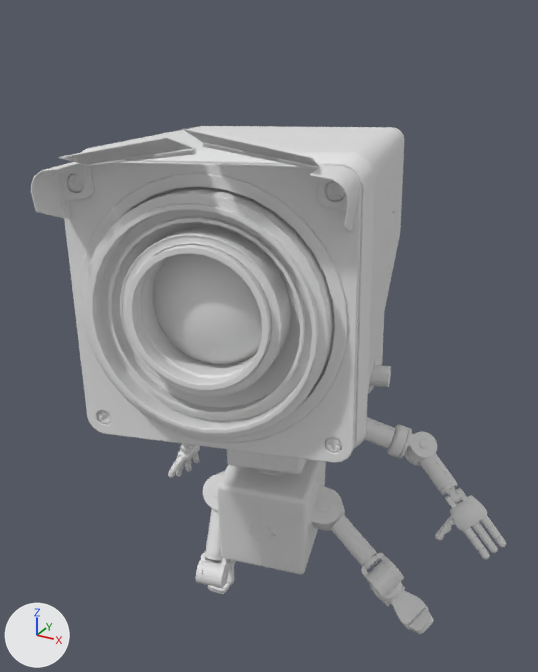
Two versions of the glTF model dist/robot.v2.9738fdb2.glb, one commit apart.
Rendered twice from a camera (50 mm lens) standing at (0.683, -1.675, 1.602) and looking at (-0.119, -0.217, 0.873). Lighting does not change. The marker at lower left points along +X, +Y and +Z. Both versions are drawn at frame 41 of the action 'Pose1'; the numbers are the values there.

In view in the first picture: 'Camboto'.
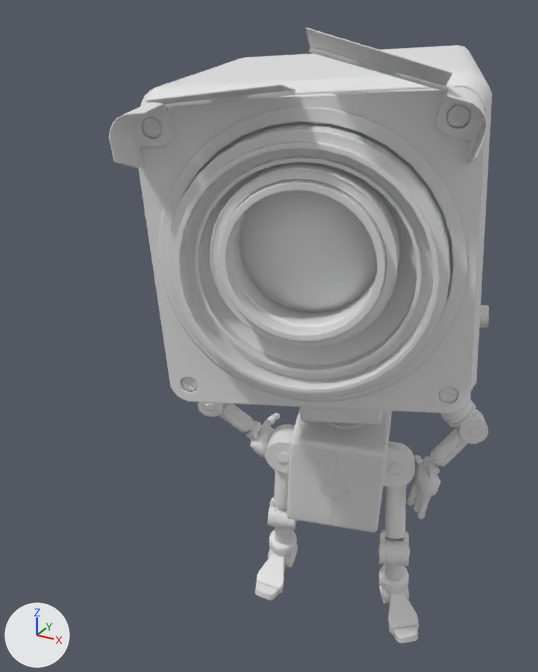
Changed parts and their boxes [x1, y1, x2, y2] in the pictures (538 x 672 px):
'Camboto', posed (19% narrower, 21% taller): before [31, 126, 506, 634]; after [109, 27, 492, 643]
bone 'Bauch', root to tip: before (273, 535) to (273, 492); after (336, 495) to (340, 449)
bone 'Oberschenkelgelenk.FK.L', root to tip: before (303, 504) to (325, 508); after (372, 461) to (395, 464)
bone 'Oberschenkel.A.FK.L', root to tip: before (325, 508) to (344, 530); after (395, 464) to (395, 493)
bone 'Unterschenkel.FK.L', root to tip: before (384, 577) to (386, 585); after (394, 551) to (393, 578)
bone 'Fussgelenk.FK.L', root to tip: before (386, 585) to (387, 588); after (393, 578) to (393, 588)
bone 'Fuss.FK.L', root to tip: before (387, 588) to (418, 618); after (393, 588) to (405, 629)
bone 'Oberschenkelgelenk.FK.R', root to tip: before (245, 493) to (224, 489); after (309, 451) to (286, 448)
bone 'Unterschenkel.FK.R', root to tip: before (212, 572) to (227, 549); after (282, 515) to (282, 542)
bone 'Fuss.FK.R', root to tip: before (232, 541) to (219, 580); after (282, 552) to (267, 587)
bone 'Fussspitze.FK.R', root to tip: before (219, 580) to (204, 615); after (267, 587) to (251, 614)
bone 'Bauchgelenk.A', root to tip: before (273, 456) to (273, 453); after (344, 409) to (344, 405)
bone 'bb_bust', root to tip: before (273, 452) to (273, 418); after (344, 404) to (343, 368)
bone 'Braue.Basis.FK.L', root to tip: before (335, 191) to (250, 151); after (458, 117) to (366, 62)
bone 'Braue.Basis.FK.R', root to tip: before (74, 183) to (147, 154); after (151, 128) to (239, 95)
bone 'Braue.FK.R', root to tip: before (147, 154) to (99, 139); after (239, 95) to (208, 88)
bone 'bb_eye_ring', root to tip: before (230, 283) to (258, 258); after (317, 215) to (331, 186)
bone 'Schulter.FK.L', root to tip: before (309, 414) to (338, 417); after (384, 361) to (415, 362)
bone 'Oberarm.A.FK.L', root to tip: before (338, 417) to (355, 424); after (415, 362) to (427, 376)
bone 'Ellenbeuge.FK.L', root to tip: before (389, 437) to (420, 448); after (450, 402) to (471, 425)
bone 'Unterarm.FK.L', root to tip: before (420, 448) to (446, 484); after (471, 425) to (440, 456)
bone 'Handgelenk.A.FK.L', root to tip: before (446, 484) to (449, 489); after (440, 456) to (437, 459)
bone 'Hand.FK.L', root to tip: before (455, 497) to (465, 510); after (431, 465) to (427, 476)
bone 'Schulter.FK.R', root to tip: before (236, 406) to (209, 403); after (303, 359) to (274, 358)
bone 'Oberarm.A.FK.R', root to tip: before (209, 403) to (203, 409); after (274, 358) to (260, 367)
bone 'Ellenbeuge.FK.R', root to tip: before (193, 420) to (194, 424); after (234, 384) to (212, 399)
bone 'Unterarm.FK.R', root to tip: before (194, 424) to (189, 440); after (212, 399) to (243, 422)
bone 'Handgelenk.A.FK.R', root to tip: before (189, 440) to (188, 442); after (243, 422) to (247, 425)
bone 'Hand.FK.R', root to tip: before (188, 445) to (188, 451); after (253, 430) to (261, 438)
bone 'Daumen.Gelenk2.FK.R', root to tip: before (182, 457) to (176, 464); after (264, 428) to (269, 422)
bone 'Daumen.Gelenk3.FK.R', root to tip: before (176, 464) to (172, 472); after (269, 422) to (274, 417)

The change in detail:
Bone 'Bauch' (bone_bauch) moves from (-0.173, -0.173, 0.076) to (0.0, -0.007, 0.019).
Bone 'Bauch' (bone_bauch) turns from (5, 13, -1) to (5, 17, -2) degrees about its own x, y and z.
Bone 'Oberschenkelgelenk.FK.L' (bone_oberschenkelgelenk_fk_l) turns from (0, -44, 0) to (0, -14, 0) degrees about its own x, y and z.
Bone 'Oberschenkel.A.FK.L' (bone_oberschenkel_a_fk_l) turns from (0, 0, -52) to (0, 0, -6) degrees about its own x, y and z.
Bone 'Unterschenkel.FK.L' (bone_unterschenkel_fk_l) turns from (68, 0, 0) to (15, 0, 0) degrees about its own x, y and z.
Bone 'Fussgelenk.FK.L' (bone_fussgelenk_fk_l) turns from (0, -4, 0) to (0, -16, 0) degrees about its own x, y and z.
Bone 'Fuss.FK.L' (bone_fuss_fk_l) turns from (27, 0, 0) to (5, 0, 0) degrees about its own x, y and z.
Bone 'Oberschenkelgelenk.FK.R' (bone_oberschenkelgelenk_fk_r) turns from (0, 22, 0) to (0, -8, 0) degrees about its own x, y and z.
Bone 'Unterschenkel.FK.R' (bone_unterschenkel_fk_r) turns from (87, 0, 0) to (-8, 0, 0) degrees about its own x, y and z.
Bone 'Fuss.FK.R' (bone_fuss_fk_r) turns from (36, 0, 0) to (4, 0, 0) degrees about its own x, y and z.
Bone 'Fussspitze.FK.R' (bone_fussspitze_fk_r) turns from (18, 0, 0) to (3, 0, 0) degrees about its own x, y and z.
Bone 'Bauchgelenk.A' (bone_bauchgelenk_a) turns from (-8, 0, 0) to (-3, 0, 0) degrees about its own x, y and z.
Bone 'bb_bust' (bone_bb_bust) moves from (0.0, 0.001, 0.0) to (0.0, 0.006, 0.0).
Bone 'bb_bust' (bone_bb_bust) turns from (0, 0, 3) to (0, 0, 6) degrees about its own x, y and z.
Bone 'Braue.Basis.FK.L' (bone_braue_basis_fk_l) turns from (0, 0, -10) to (0, 0, -18) degrees about its own x, y and z.
Bone 'Braue.Basis.FK.R' (bone_braue_basis_fk_r) turns from (0, 0, 7) to (0, 0, 3) degrees about its own x, y and z.
Bone 'Braue.FK.R' (bone_braue_fk_r) turns from (-16, 2, 0) to (-12, 0, 0) degrees about its own x, y and z.
Bone 'bb_eye_ring' (bone_bb_eye_ring) moves from (-0.001, -0.001, 0.024) to (-0.001, -0.003, 0.051).
Bone 'Schulter.FK.L' (bone_schulter_fk_l) turns from (0, 11, 0) to (0, 0, 0) degrees about its own x, y and z.
Bone 'Oberarm.A.FK.L' (bone_oberarm_a_fk_l) turns from (-21, 5, 0) to (-51, 0, 0) degrees about its own x, y and z.
Bone 'Ellenbeuge.FK.L' (bone_ellenbeuge_fk_l) turns from (2, 20, 1) to (-1, 80, 0) degrees about its own x, y and z.
Bone 'Unterarm.FK.L' (bone_unterarm_fk_l) turns from (6, -5, -43) to (1, 0, -80) degrees about its own x, y and z.
Bone 'Handgelenk.A.FK.L' (bone_handgelenk_a_fk_l) turns from (0, 32, 0) to (0, 68, 0) degrees about its own x, y and z.
Bone 'Hand.FK.L' (bone_hand_fk_l) turns from (-18, 0, 0) to (-34, 0, 0) degrees about its own x, y and z.
Bone 'Schulter.FK.R' (bone_schulter_fk_r) turns from (0, -23, 0) to (0, -1, 0) degrees about its own x, y and z.
Bone 'Oberarm.A.FK.R' (bone_oberarm_a_fk_r) turns from (-56, -11, -3) to (-36, 0, 0) degrees about its own x, y and z.
Bone 'Ellenbeuge.FK.R' (bone_ellenbeuge_fk_r) turns from (-15, 19, -21) to (0, -100, 0) degrees about its own x, y and z.
Bone 'Unterarm.FK.R' (bone_unterarm_fk_r) turns from (-5, 33, 15) to (1, 1, 96) degrees about its own x, y and z.
Bone 'Handgelenk.A.FK.R' (bone_handgelenk_a_fk_r) turns from (0, -32, 0) to (0, -67, 0) degrees about its own x, y and z.
Bone 'Hand.FK.R' (bone_hand_fk_r) turns from (-12, 0, 0) to (-15, 0, 0) degrees about its own x, y and z.
Bone 'Daumen.Gelenk2.FK.R' (bone_daumen_gelenk2_fk_r) turns from (0, 0, 19) to (0, 0, 12) degrees about its own x, y and z.
Bone 'Daumen.Gelenk3.FK.R' (bone_daumen_gelenk3_fk_r) turns from (0, 0, 19) to (0, 0, 12) degrees about its own x, y and z.
